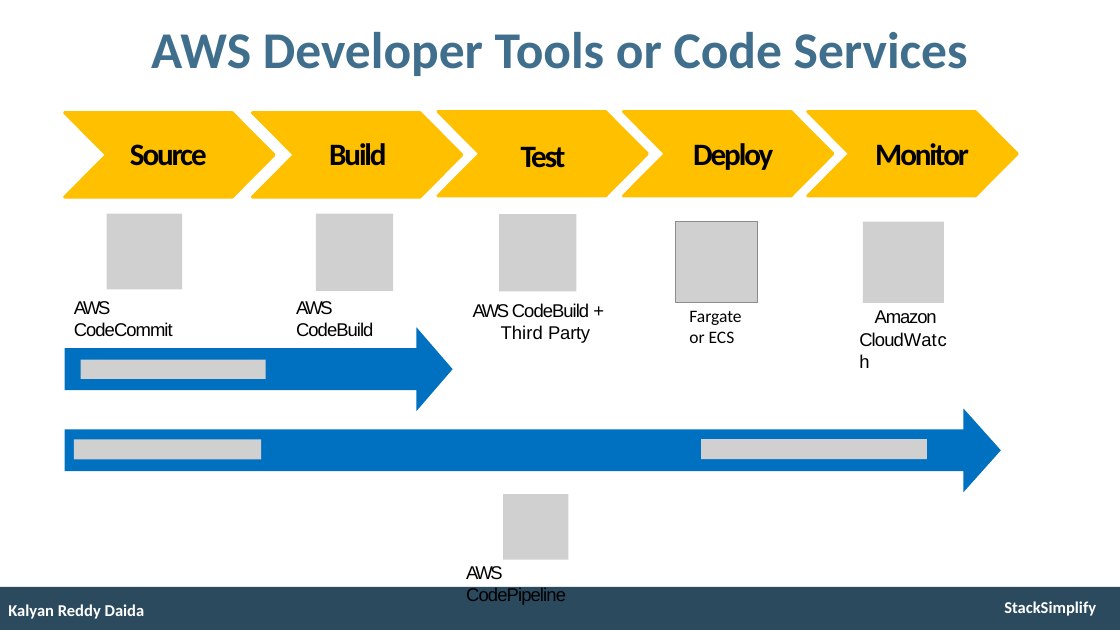
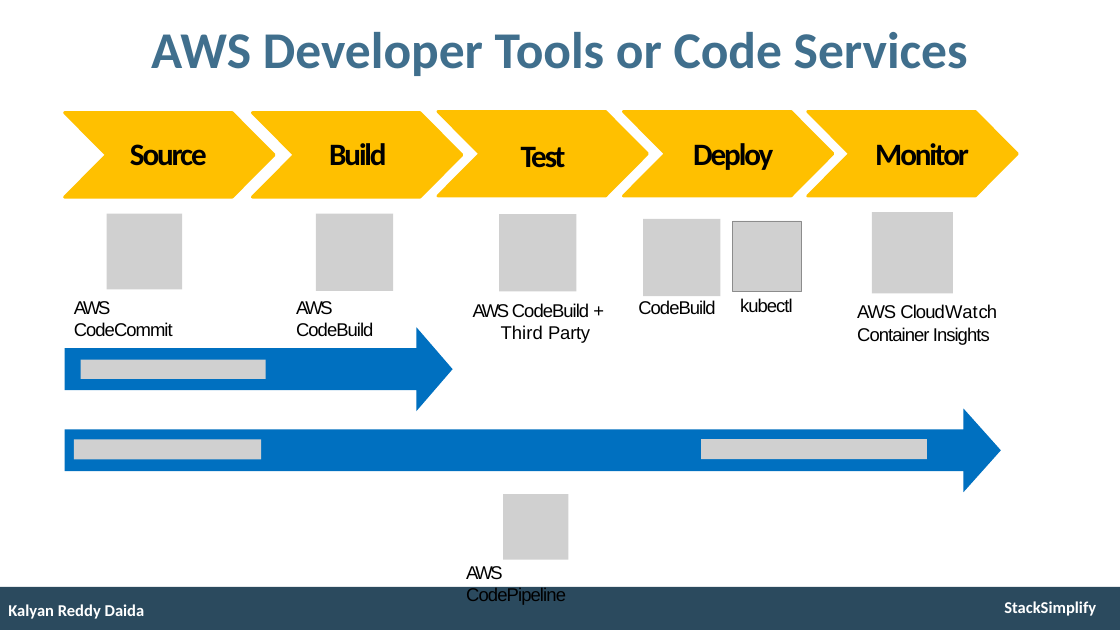
Before and after one commit to talvionyx/aws-eks-kubernetes-masterclass, a slide deck: slide 126 of presentation/AWS-Fargate-and-EKS-Masterclass.pptx (slide 131 before the commit). Drawn at 1120x630 pixels with LibreOffice and Linux fonts; fonts in the diff are those of the drawing; grey boxes stand for pictures. Boxes give left, top, right and bottom in pixels: in the first picture for what was removed or moved away, otherwise in the second. Text is boxed around its words. In the diff, an @@ line names an element or a change of style, - is before the commit and + after.

```diff
--- a/presentation/AWS-Fargate-and-EKS-Masterclass.pptx
+++ b/presentation/AWS-Fargate-and-EKS-Masterclass.pptx
@@ picture added at (x1=643, y1=219, x2=720, y2=296) @@
@@ picture removed at (x1=676, y1=221, x2=757, y2=302) @@
@@ picture added at (x1=733, y1=221, x2=801, y2=291) @@
@@ picture moved from (x1=863, y1=222, x2=944, y2=303) to (x1=872, y1=212, x2=953, y2=293) @@
@@ text added at (x1=740, y1=298, x2=793, y2=312), 19 pt, text #000000 @@
+kubectl
@@ text added at (x1=638, y1=300, x2=715, y2=314), 19 pt, text #000000 @@
+CodeBuild
@@ text removed at (x1=689, y1=310, x2=741, y2=343) @@
-Fargate
-or ECS
@@ text at (x1=857, y1=304, x2=997, y2=345): text changed @@
-Amazon CloudWatch
+AWS CloudWatch
+Container Insights
```
Also in this commit, not shown: 9 other slides changed, 5 slides added, 41 slides removed, 1 other file.
